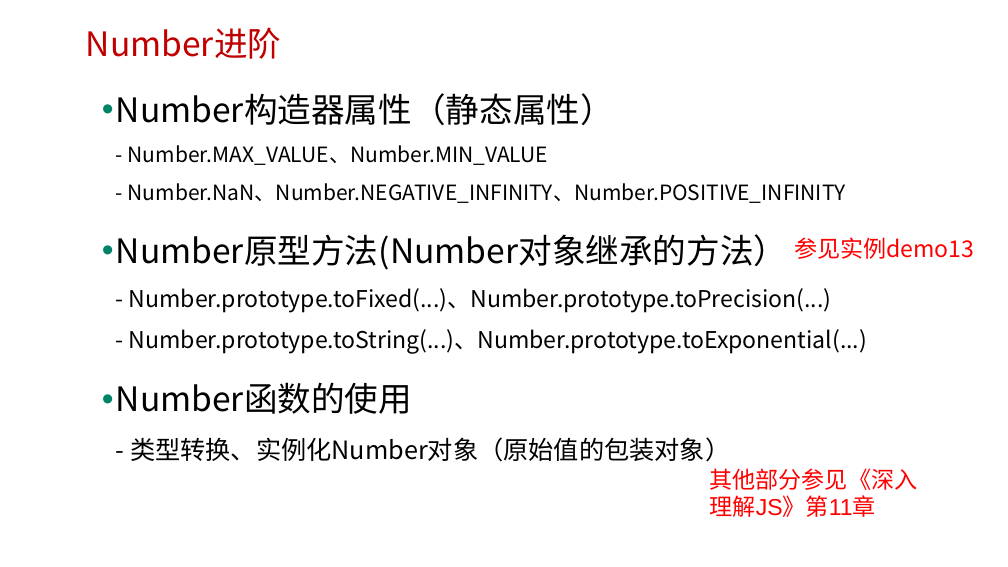
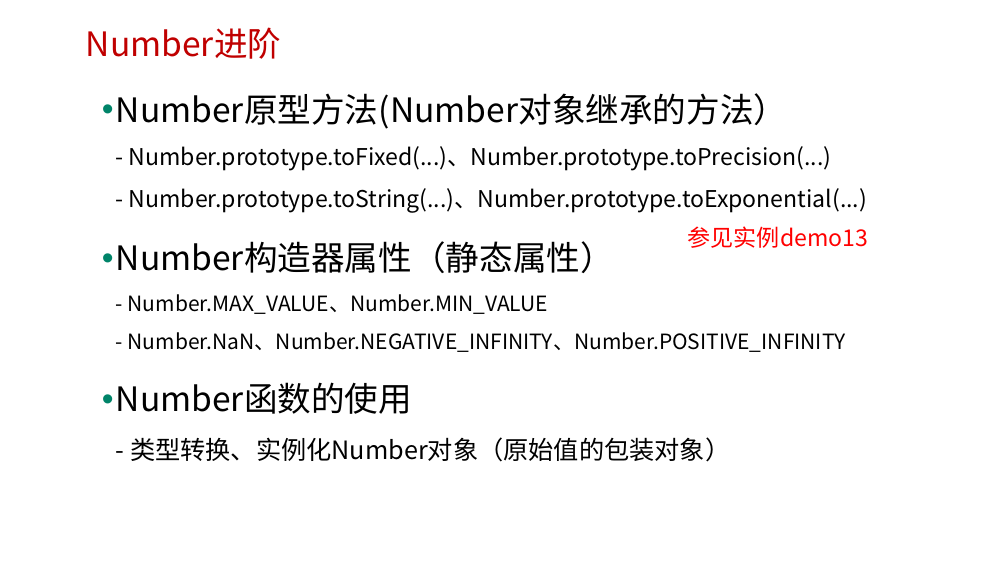
Before and after one commit to edu2act/course-javascript-advanced, a slide deck: slide 4 of 课程PPT/03.基本（原始）数据类型进阶.pptx (slide 5 before the commit). Drawn at 1008x567 pixels with LibreOffice and Linux fonts; fonts in the diff are those of the drawing; background and template pictures are left out. Boxes give left, top, right and bottom in pixels: in the first picture for what was removed or moved away, otherwise in the second. Text is boxed around its words. In the diff, an @@ line names an element or a change of style, - is before the commit and + after.

```diff
--- a/课程PPT/03.基本（原始）数据类型进阶.pptx
+++ b/课程PPT/03.基本（原始）数据类型进阶.pptx
@@ text at (116,93,867,213): paragraph added @@
+• Number原型方法(Number对象继承的方法）
+  - Number.prototype.toFixed(...)、Number.prototype.toPrecision(...)
+  - Number.prototype.toString(...)、Number.prototype.toExponential(...)
@@ text at (116,234,867,354): paragraph removed @@
-• Number原型方法(Number对象继承的方法）
-  - Number.prototype.toFixed(...)、Number.prototype.toPrecision(...)
-  - Number.prototype.toString(...)、Number.prototype.toExponential(...)
@@ text "参见实例demo13": place and size @@
-text "参见实例demo13" at (794,237,974,259)
+text "参见实例demo13" at (688,226,868,248)
@@ text removed at (710,468,918,517) @@
-其他部分参见《深入理解JS》第11章
```
Also in this commit, not shown: 4 other slides changed, 3 slides added, 1 slide removed, 7 other files.
